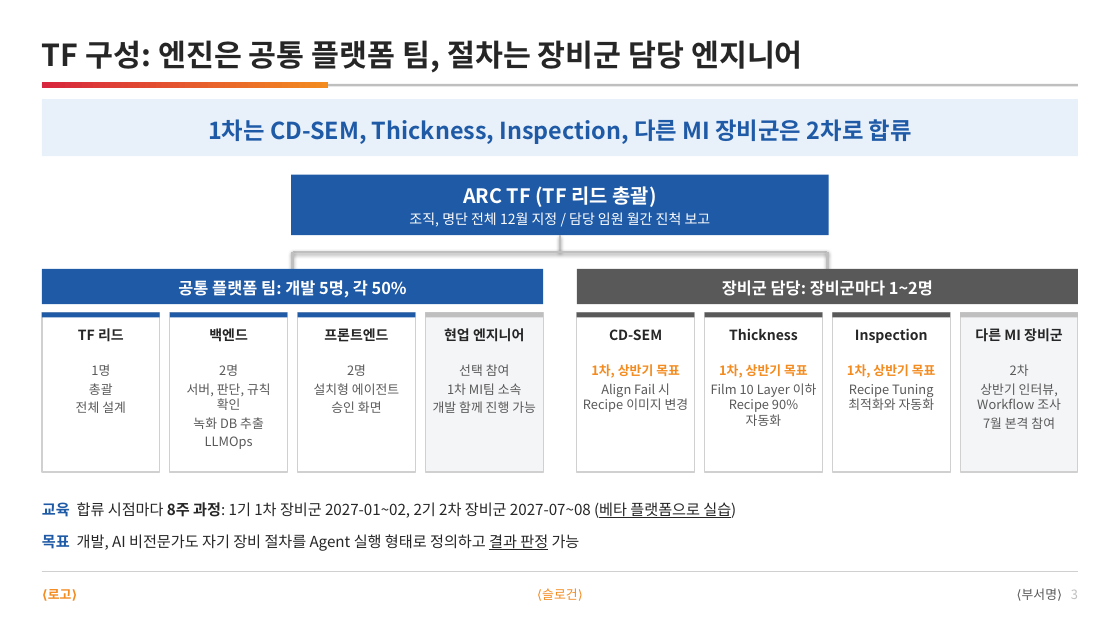
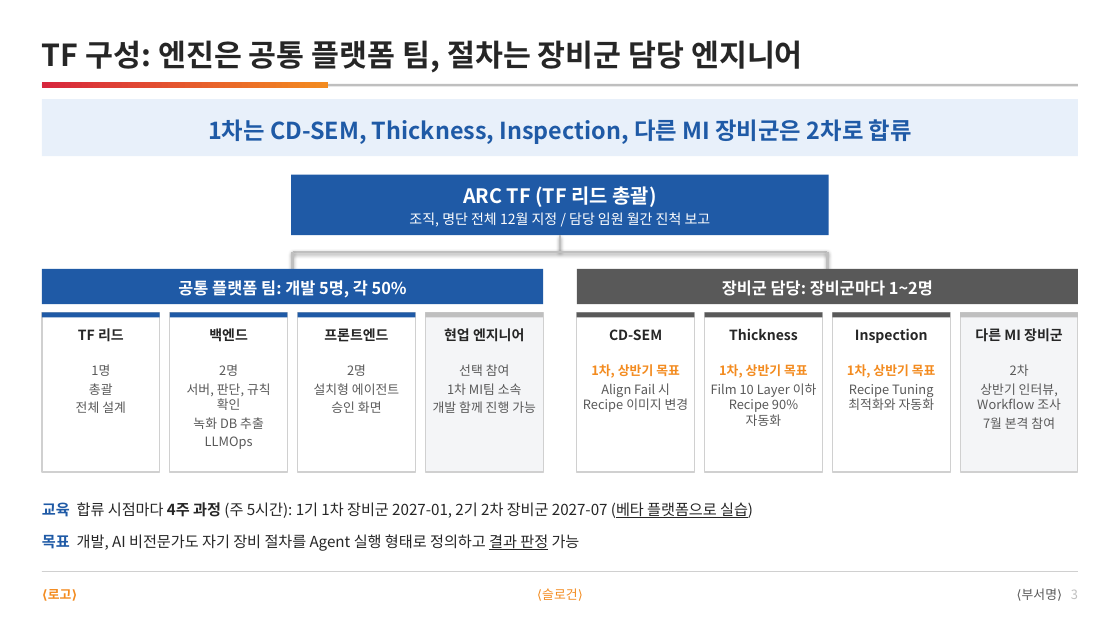
Before and after one commit to DarrenKoi/pm_notes, a slide deck: slide 3 of my-task/arc-tf/deliverables/arc-tf-proposal.pptx. Drawn at 1120x630 pixels with LibreOffice and Linux fonts; fonts in the diff are those of the drawing. Boxes give left, top, right and bottom in pixels: in the first picture for what was removed or moved away, otherwise in the second. Text is boxed around its words. In the diff, an @@ line names an element or a change of style, - is before the commit and + after.

```diff
--- a/my-task/arc-tf/deliverables/arc-tf-proposal.pptx
+++ b/my-task/arc-tf/deliverables/arc-tf-proposal.pptx
@@ text at [42, 502, 753, 518]: text changed @@
-교육 합류 시점마다 8주 과정: 1기 1차 장비군 2027-01~02, 2기 2차 장비군 2027-07~08 (베타 플랫폼으로 실습)
+교육 합류 시점마다 4주 과정 (주 5시간): 1기 1차 장비군 2027-01, 2기 2차 장비군 2027-07 (베타 플랫폼으로 실습)
```
Also in this commit, not shown: 1 other slide changed, 16 other files.
